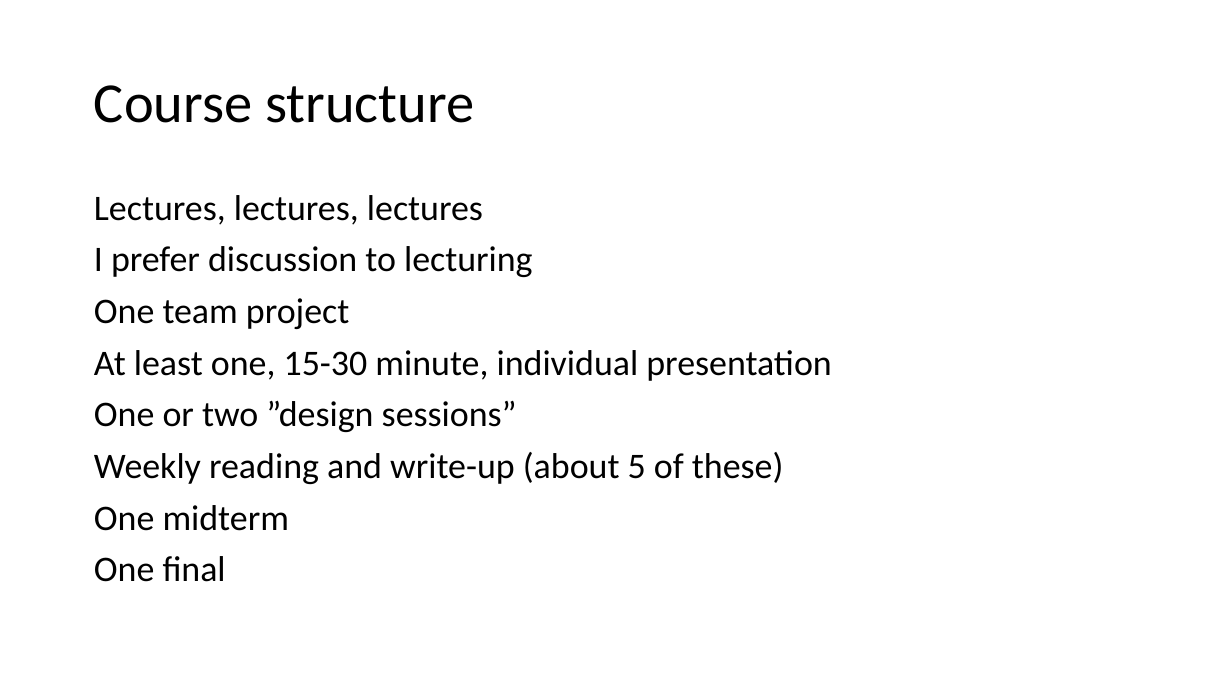
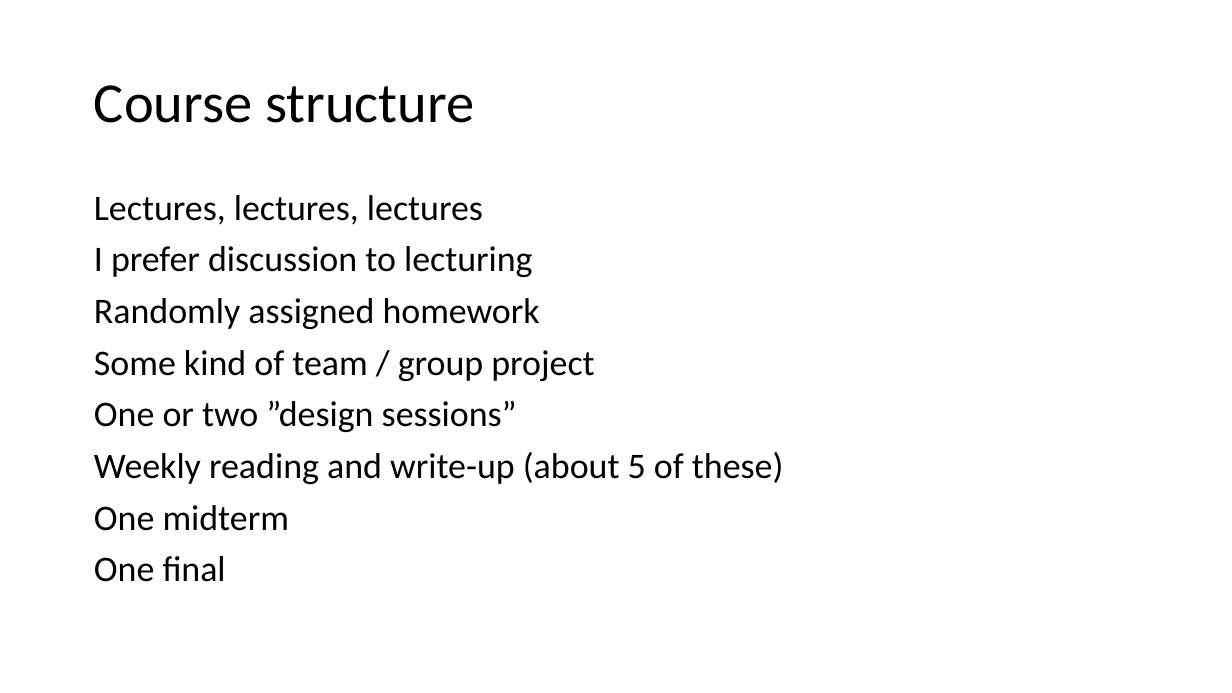
Before and after one commit to maherhosn/SU_SEGR_5240_18SQ, a slide deck: slide 3 of 01 - Introduction.pptx. Drawn at 1232x693 pixels with LibreOffice and Linux fonts; fonts in the diff are those of the drawing. Boxes give left, top, right and bottom in pixels: in the first picture for what was removed or moved away, otherwise in the second. Text is boxed around its words. In the diff, an @@ line names an element or a change of style, - is before the commit and + after.

```diff
--- a/01 - Introduction.pptx
+++ b/01 - Introduction.pptx
@@ text at bbox=[94, 298, 594, 381]: text changed @@
-One team project
-At least one, 15-30 minute, individual presentation
+Randomly assigned homework
+Some kind of team / group project
```
Also in this commit, not shown: 2 other slides changed, 25 other files.
